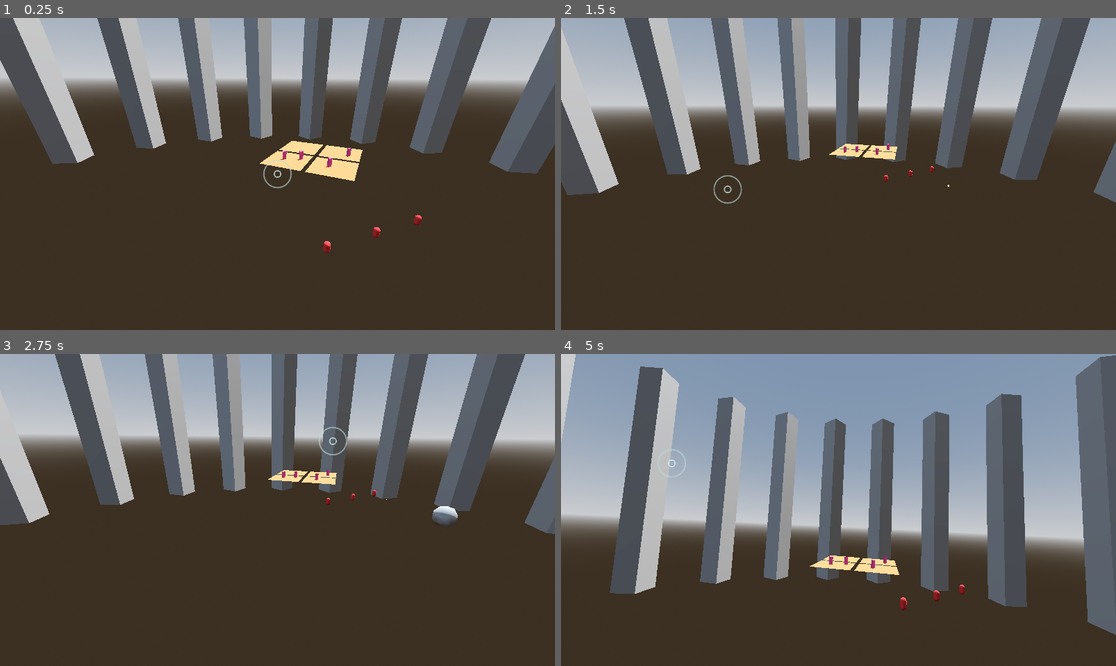
Above: before the commit, frames 1-4 (two rows, left to right).
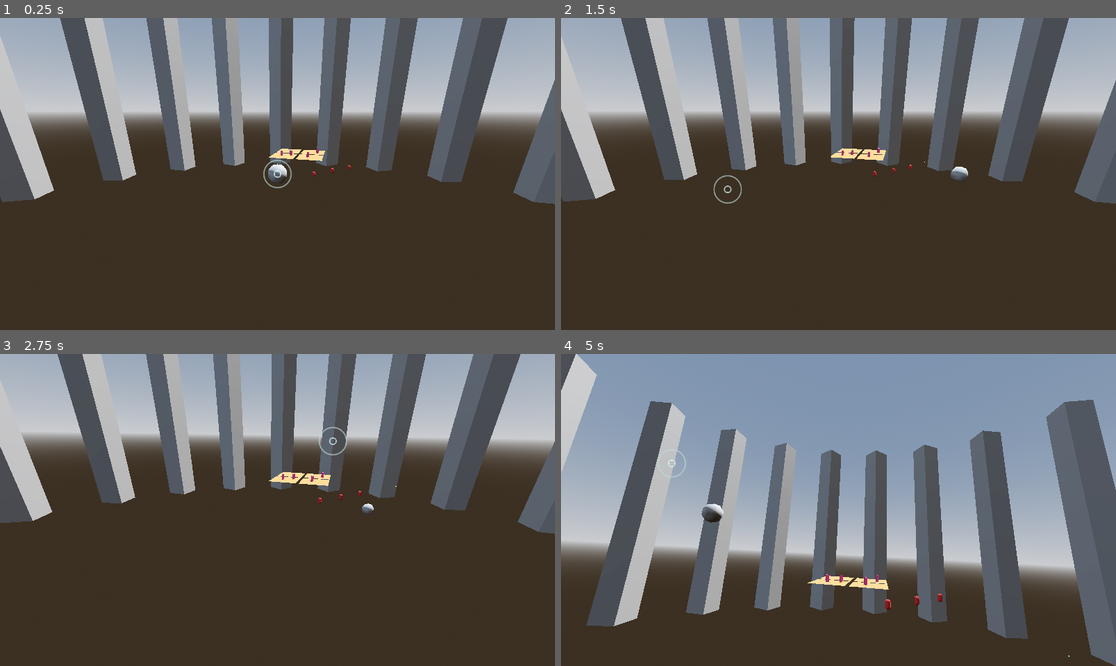
Above: after the commit, the same moments.

Repository: Cammymoop/ictgamejam-winter-2026
Game: Godot game, scene res://main_game_scene.tscn
The game is run twice, just before and just after one commit, with the same random seed, the same clock (stepped at 60 frames per second) and the same inputs.
Inputs (mouse positions are in pixels of both pictures, inside the frame that each line leads up to):
- Up to frame 1 (0.25 s): no input
- Up to frame 2 (1.5 s): move the mouse to (960, 158) at 0.52 s; press the mouse at (960, 158) at 0.53 s; hold D (move_right) 0.53-1.28 s; move the mouse to (727, 189) at 1.27 s; release the mouse at (727, 189) at 1.28 s; hold S (move_down) from 1.28 s (still down); tap 1 (weapon_1) at 1.35 s
- Up to frame 3 (2.75 s): move the mouse to (333, 441) at 2.02 s; release S (move_down) at 2.03 s; hold D (move_right) from 2.03 s (still down); hold 2 (weapon_2) from 2.03 s (still down)
- Up to frame 4 (5 s): move the mouse to (810, 572) at 2.77 s; release D (move_right) at 2.78 s; release 2 (weapon_2) at 2.78 s; hold W (move_up) 2.78-3.53 s; tap 3 (weapon_3) at 2.85 s; click (810, 572) at 2.92 s; move the mouse to (1005, 556) at 3.52 s; press the mouse at (1005, 556) at 3.53 s; hold A (move_left) from 3.53 s (still down); move the mouse to (672, 463) at 4.27 s; release the mouse at (672, 463) at 4.28 s; tap 1 (weapon_1) at 4.35 s

The runs differ from the first frame. In frame 1, 39% of the frame differs, in the area x 0-100%, y 0-76%; in frame 2, 18%; in frame 3, 4.0%; in frame 4, 31%.

Commit message:
move player movement plane to the path follow pivot

Diff:
--- /dev/null
+++ b/assets/general/entity_stats.gd
@@ -0,0 +1,23 @@
+extends Node
+class_name EntityStats
+
+signal health_changed(new_health: float)
+signal out_of_health()
+
+var base_node: Node3D
+
+@export var can_be_hit: bool = true
+@export var health: float = 10
+@export var max_health: float = 10
+
+func _ready() -> void:
+    base_node = get_parent() as Node3D
+    assert(base_node != null, "EntityStats must be a child of a Node3D")
+
+func get_hit(amount: float) -> void:
+    if not can_be_hit or health <= 0:
+        return
+    health = clampf(health - amount, 0, max_health)
+    health_changed.emit(health)
+    if health <= 0:
+        out_of_health.emit()
--- a/assets/main_camera.gd
+++ b/assets/main_camera.gd
@@ -6,7 +6,6 @@
 @onready var debug_cam: Camera3D = find_child("DebugCam").get_node("Camera3D")
 
 func _ready() -> void:
-    camera.global_transform = camera_target.global_transform
     level_path = get_node("/root/Game/World/LevelPath") as LevelPath
     if not level_path:
         print_debug("Level path not found")
@@ -18,8 +17,12 @@
 
     level_path.start()
 
+    global_position = level_path.path_follow.global_position
+
+    camera.global_transform = camera_target.global_transform
+
 func _process(delta: float) -> void:
-    camera.global_transform = camera.global_transform.interpolate_with(camera_target.global_transform, delta * 1.4)
+    camera.global_transform = camera.global_transform.interpolate_with(camera_target.global_transform, delta * 3.4)
 
     if Input.is_action_just_pressed("debug_switch_cam"):
         if debug_cam.current:
--- a/assets/main_camera.tscn
+++ b/assets/main_camera.tscn
@@ -8,15 +8,15 @@
 script = ExtResource("1_yyo2i")
 
 [node name="CameraTarget" type="Node3D" parent="." unique_id=2114645445]
-transform = Transform3D(1, 0, 0, 0, 1, 0, 2.9802322e-08, 0, 1, 0, 0, 0)
+transform = Transform3D(1, 0, 0, 0, 1, 0, 2.9802322e-08, 0, 1, -2.3841858e-07, -4.7683716e-07, 10)
 
 [node name="Camera3D" type="Camera3D" parent="." unique_id=983139188]
-transform = Transform3D(0.87758255, -0.22984886, 0.42073548, 0, 0.87758255, 0.47942555, -0.47942555, -0.4207355, 0.77015114, 0, 0, 0)
+transform = Transform3D(0.87758255, -0.22984886, 0.42073548, 0, 0.87758255, 0.47942555, -0.47942555, -0.4207355, 0.77015114, 4.207355, 4.7942557, 7.7015114)
 top_level = true
 current = true
 
-[node name="Player" parent="." unique_id=1524924709 groups=["Player"] instance=ExtResource("1_aftc5")]
-transform = Transform3D(1, 0, 0, 0, 1, 0, 0, 0, 1, 0, -4, -10)
+[node name="Player" parent="." unique_id=1524924709 instance=ExtResource("1_aftc5")]
+transform = Transform3D(1, 0, 0, 0, 1, 0, 2.9802322e-08, 0, 1, 7.1525574e-07, -3.9999998, -2.3841858e-07)
 
 [node name="RemoteTransform3D" type="RemoteTransform3D" parent="Player" unique_id=2032687418]
 remote_path = NodePath("../../Node/DebugCam")
@@ -26,7 +26,7 @@
 [node name="Node" type="Node" parent="." unique_id=1863999681]
 
 [node name="DebugCam" type="Node3D" parent="Node" unique_id=1197250047]
-transform = Transform3D(0.87758255, -0.22984886, 0.42073548, 0, 0.87758255, 0.47942555, -0.47942555, -0.4207355, 0.77015114, -3.287959, -8.304585, -6.0185695)
+transform = Transform3D(0.87758255, -0.22984886, 0.42073548, 0, 0.87758255, 0.47942555, -0.47942555, -0.4207355, 0.77015114, 0.9193959, -3.51033, 1.6829413)
 
 [node name="Camera3D" type="Camera3D" parent="Node/DebugCam" unique_id=673011308]
 transform = Transform3D(0.4886206, 0.70269907, -0.5171692, -0.41829708, 0.7088522, 0.5679403, 0.7656876, -0.061176986, 0.64029676, -15.952106, 14.4056635, 16.240967)
--- a/player/cursor_manager.gd
+++ b/player/cursor_manager.gd
@@ -14,7 +14,6 @@
 var aim_cast_mask: int
 
 func _ready() -> void:
-    prints("cursor manager ready")
     # Hide the default OS cursor
     Input.set_mouse_mode(Input.MOUSE_MODE_HIDDEN)
 
@@ -27,7 +26,7 @@
 
     # Find player in scene
     await get_tree().process_frame
-    player = get_tree().get_first_node_in_group("player")
+    player = Util.get_player_ref()
     if player:
         weapon_manager = player.get_node_or_null("WeaponManager")
 
--- a/player/player.tscn
+++ b/player/player.tscn
@@ -1,26 +1,28 @@
-[gd_scene load_steps=4 format=3 uid="uid://player001"]
+[gd_scene format=3 uid="uid://player001"]
 
-[ext_resource type="Script" path="res://player/player.gd" id="1_player"]
+[ext_resource type="Script" uid="uid://sd52aqoi6ilr" path="res://player/player.gd" id="1_player"]
 [ext_resource type="PackedScene" uid="uid://weapon001" path="res://player/weapon_manager.tscn" id="2_weapon"]
+[ext_resource type="Script" uid="uid://byxnatvcndpcu" path="res://assets/general/entity_stats.gd" id="3_g1dw6"]
 
 [sub_resource type="SphereMesh" id="SphereMesh_1"]
-radius = 0.5
-height = 1.0
 radial_segments = 8
 rings = 4
 
 [sub_resource type="SphereShape3D" id="SphereShape3D_1"]
-radius = 0.5
 
-[node name="Player" type="CharacterBody3D" groups=["player"]]
-collision_layer = 1
+[node name="Player" type="CharacterBody3D" unique_id=1128950859 groups=["Player"]]
+collision_layer = 2
 collision_mask = 6
 script = ExtResource("1_player")
 
-[node name="MeshInstance3D" type="MeshInstance3D" parent="."]
+[node name="MeshInstance3D" type="MeshInstance3D" parent="." unique_id=1878669128]
 mesh = SubResource("SphereMesh_1")
 
-[node name="CollisionShape3D" type="CollisionShape3D" parent="."]
+[node name="CollisionShape3D" type="CollisionShape3D" parent="." unique_id=460760399]
 shape = SubResource("SphereShape3D_1")
 
-[node name="WeaponManager" parent="." instance=ExtResource("2_weapon")]
+[node name="WeaponManager" parent="." unique_id=1367059967 instance=ExtResource("2_weapon")]
+
+[node name="EntityStats" type="Node" parent="." unique_id=316789595]
+script = ExtResource("3_g1dw6")
+metadata/_custom_type_script = "uid://byxnatvcndpcu"
--- a/player/projectile.gd
+++ b/player/projectile.gd
@@ -21,7 +21,7 @@
 
 func _on_body_entered(body: Node) -> void:
 	print("projectile hit body: %s" % body.get_path())
-	if body.is_in_group("player"):
+	if Util.check_coll_layer(body, "Player"):
 		return  # Don't hit the player who fired
 
 	if body.has_method("take_damage"):
--- a/project.godot
+++ b/project.godot
@@ -18,6 +18,7 @@
 [autoload]
 
 Util="*uid://cvyn3aer18w50"
+EntityManager="*res://static/entity_manager.gd"
 
 [global_group]
 
--- /dev/null
+++ b/static/entity_manager.gd
@@ -0,0 +1,4 @@
+extends Node
+
+var entities: Array[Node3D] = []
+var entity_coll_objects: Dictionary[CollisionObject3D, Node3D] = {}
Not shown, added: assets/general/entity_stats.gd.uid
Not shown, added: static/entity_manager.gd.uid
